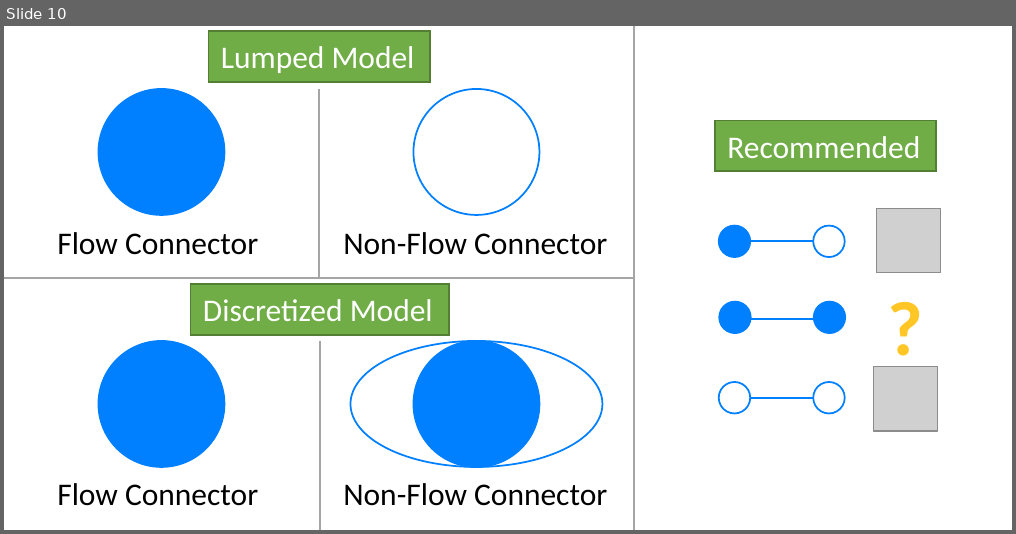
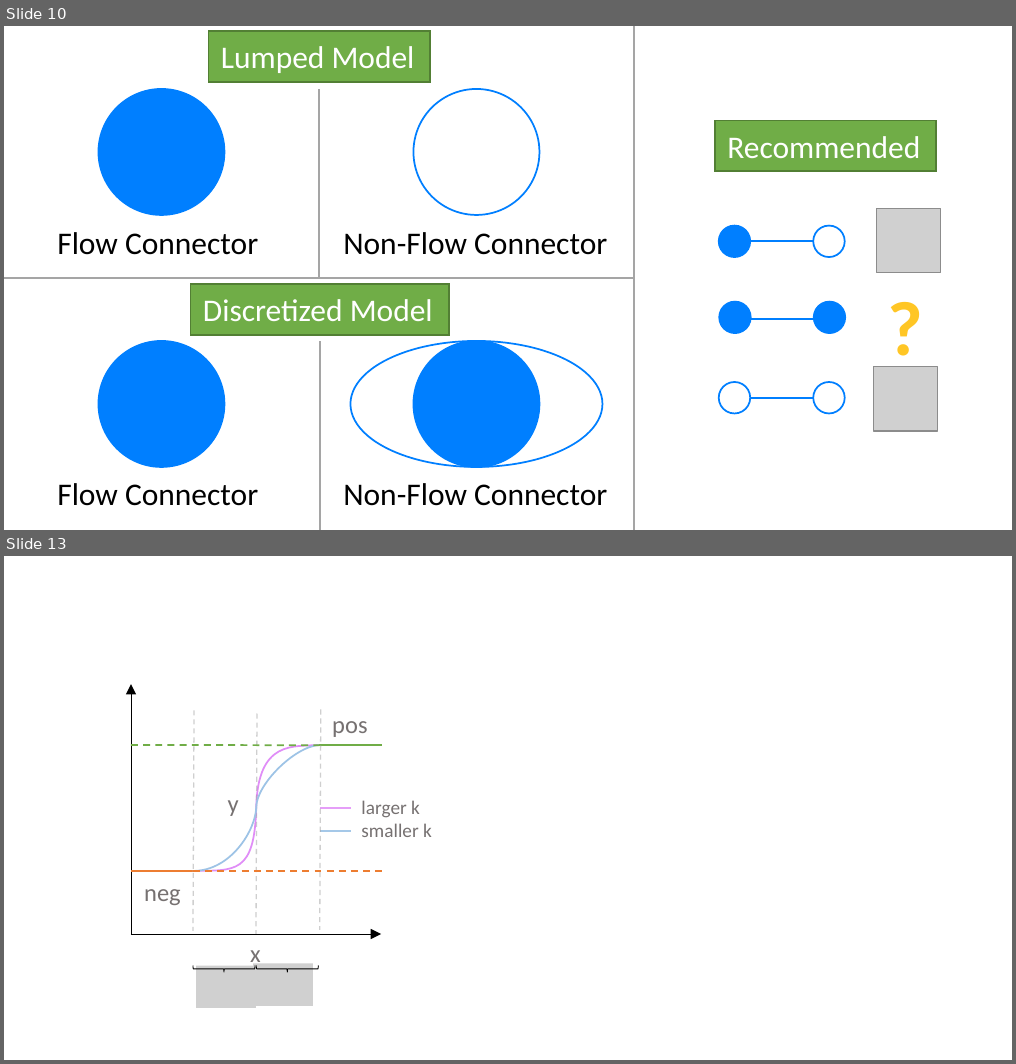
Before and after one commit to ORNL-Modelica/TRANSFORM-Library, a slide deck: TRANSFORM/Resources/Images/Information.pptm. Shown one above the other, each under a label of ours: slide 10 before the commit, slides 10 and 13 after it; the slides between them are not shown. The pictures are 1016x534 and 1016x1064 pixels, drawn with LibreOffice and Linux fonts; fonts in the diff are those of the drawing; grey boxes stand for pictures. Boxes give left, top, right and bottom in pixels: in the first picture for what was removed or moved away, otherwise in the second. Text is boxed around its words. In the diff, an @@ line names an element or a change of style, - is before the commit and + after.

```diff
--- a/TRANSFORM/Resources/Images/Information.pptm
+++ b/TRANSFORM/Resources/Images/Information.pptm
@@ slide 13 added at <box>4,556,1012,1060</box>, background #FFFFFF @@
@@ arrow added from (131, 934) to (131, 685), #000000 0.5 pt @@
@@ line added from (194, 710) to (193, 930), #A5A5A5 0.75 pt dashed @@
@@ line added from (257, 714) to (256, 934), #A5A5A5 0.75 pt dashed @@
@@ line added from (320, 710) to (320, 930), #A5A5A5 0.75 pt dashed @@
@@ text added at <box>332,721,367,737</box>, 14 pt, text #767171 @@
+pos
@@ line added from (131, 745) to (319, 745), #70AD47 1 pt dashed @@
@@ freeform shape added at <box>193,745,319,871</box>, outline #E08DF7 1 pt @@
@@ freeform shape added at <box>193,745,319,871</box>, outline #9DC3E6 1 pt @@
@@ line added from (319, 745) to (382, 745), #70AD47 1 pt @@
@@ text added at <box>228,800,239,816</box>, 14 pt, text #767171 @@
+y
@@ line added from (350, 808) to (320, 808), #E59EF8 1 pt @@
@@ text added at <box>361,800,432,837</box>, 11 pt, text #767171 @@
+larger k
+smaller k
@@ line added from (350, 831) to (320, 831), #A5C8E8 1 pt @@
@@ line added from (131, 871) to (193, 871), #ED7D31 1 pt @@
@@ line added from (193, 871) to (382, 871), #ED7D31 1 pt dashed @@
@@ text added at <box>144,889,181,905</box>, 14 pt, text #767171 @@
+neg
@@ arrow added from (131, 934) to (381, 934), #000000 0.5 pt @@
@@ left brace added at <box>193,965,255,972</box>, outline #000000 0.5 pt @@
@@ picture added at <box>197,966,256,1008</box> @@
@@ text added at <box>250,950,261,968</box>, 14 pt, text #767171 @@
+x
@@ picture added at <box>253,963,313,1006</box> @@
@@ left brace added at <box>256,965,318,972</box>, outline #000000 0.5 pt @@
```
Also in this commit, not shown: 3 other slides added, 28 other files.
